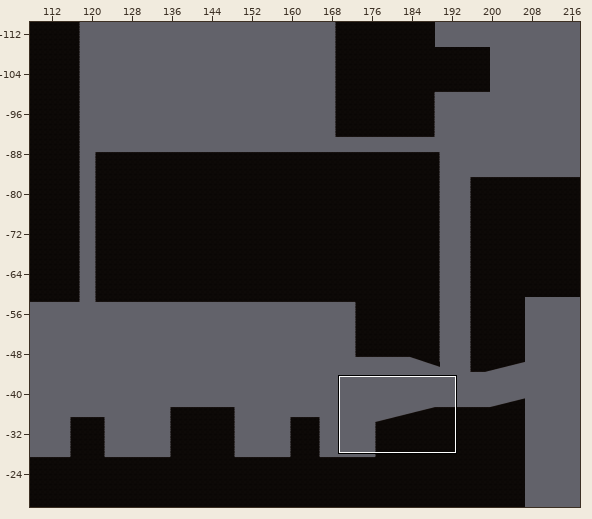
Two states of a Tiled map, Assets/Tiled/Level1TileMap/map1-1.tmx. The picture above shows the old version from afar; the outline marks the close-up.
Close-up. Old version:
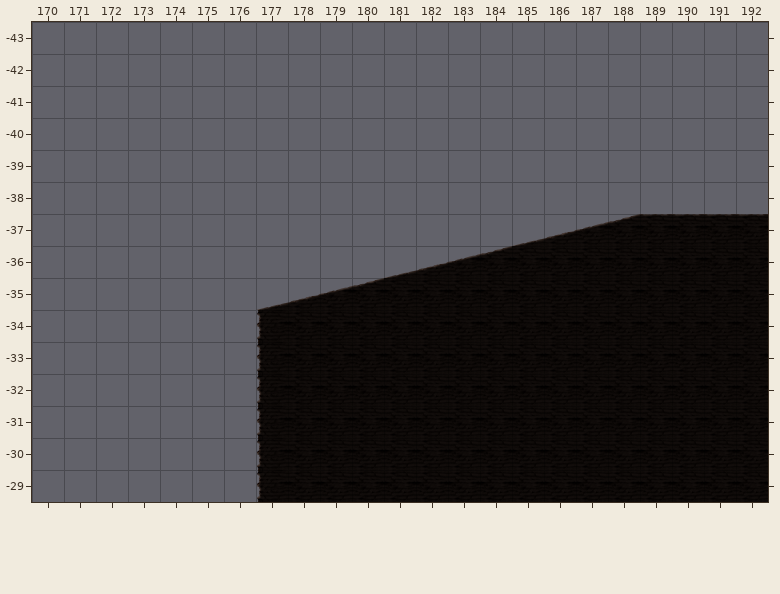
Cells are 256x256 px. Shown: x 170..192, y -43..-29. The commit also changed other parts of the map, which this record leaves out.
Now the later version:
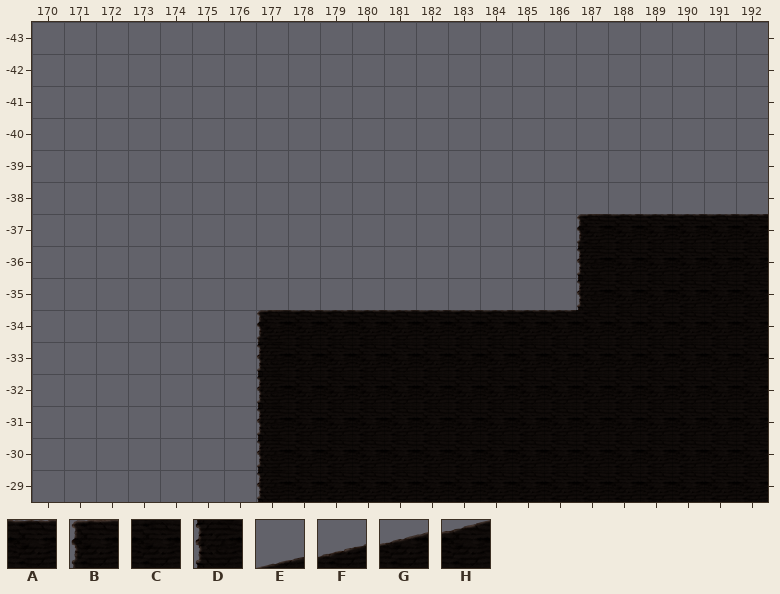
Key: from "Level1 Tileset": A 0, B 1, C 8, D 9, E 40, F 41, G 42, H 43.
_ is an empty cell.
From old to new:
Layer "ground":
y -37: x 185..188 EFGH -> __BA
y -36: x 181..187 EFGHCCC -> ______D
y -35: x 177..187 EFGHCCCCCCC -> __________D
y -34: x 177..186 DCCCCCCCCC -> BAAAAAAAAA
Changed places in both close-ups, as pixel boxes (x1, y1, x2, y2):
changed: (257, 214, 640, 342)
